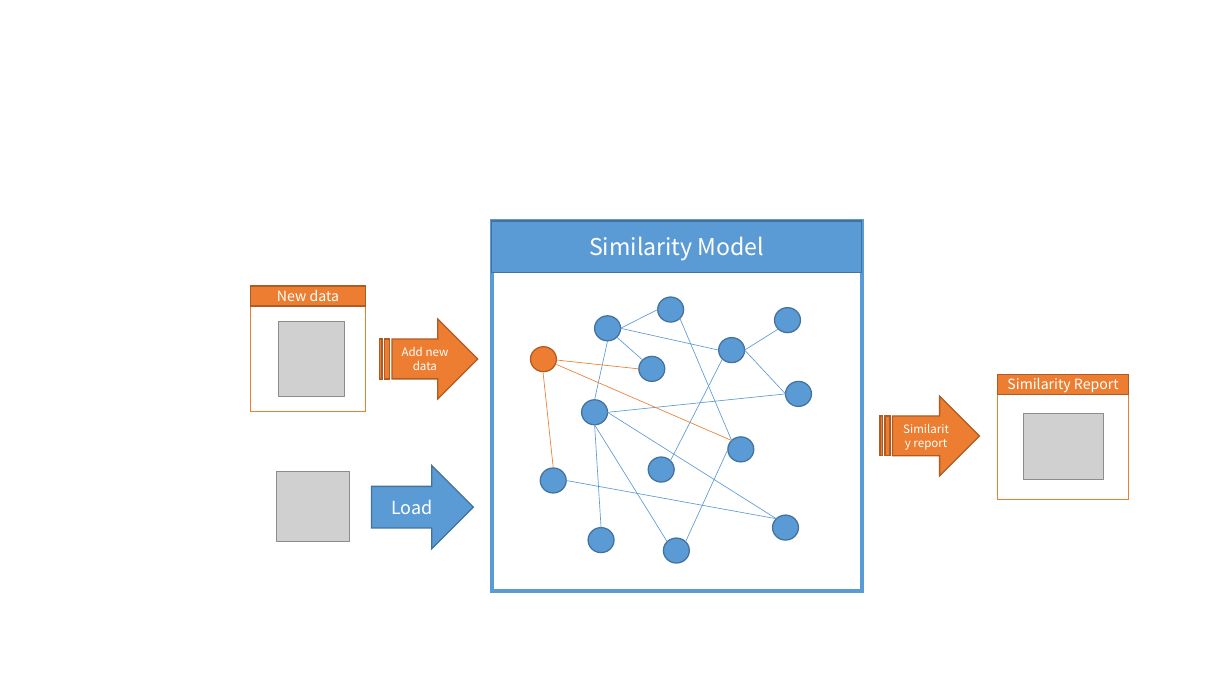
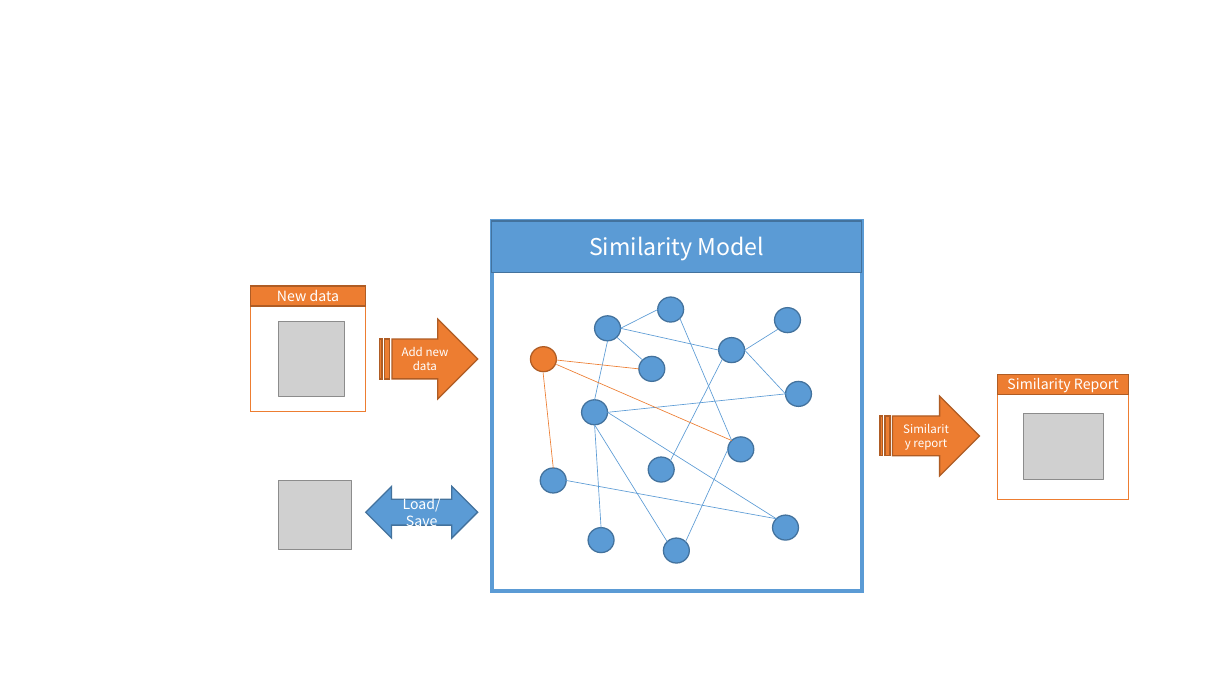
Before and after one commit to jhyun0919/EnergyData, a slide deck: slide 4 of docs/images/프레젠테이션1.pptx. Drawn at 1232x693 pixels with LibreOffice and Linux fonts; fonts in the diff are those of the drawing; grey boxes stand for pictures. Boxes give left, top, right and bottom in pixels: in the first picture for what was removed or moved away, otherwise in the second. Text is boxed around its words. In the diff, an @@ line names an element or a change of style, - is before the commit and + after.

```diff
--- a/docs/images/프레젠테이션1.pptx
+++ b/docs/images/프레젠테이션1.pptx
@@ picture: place and size @@
-picture at bbox=[276, 471, 349, 541]
+picture at bbox=[279, 481, 352, 550]
@@ left right arrow "Load/Save": place and size @@
-left right arrow "Load/Save" at bbox=[372, 466, 473, 549]
+left right arrow "Load/Save" at bbox=[366, 486, 478, 538]
@@ left right arrow "Load/Save" at bbox=[366, 486, 478, 538]: right arrow to left right arrow @@
@@ text in left right arrow at bbox=[403, 495, 441, 530]: text changed; size 14 to 11 pt @@
-Load
+Load/Save
```
Also in this commit, not shown: 5 other files.
